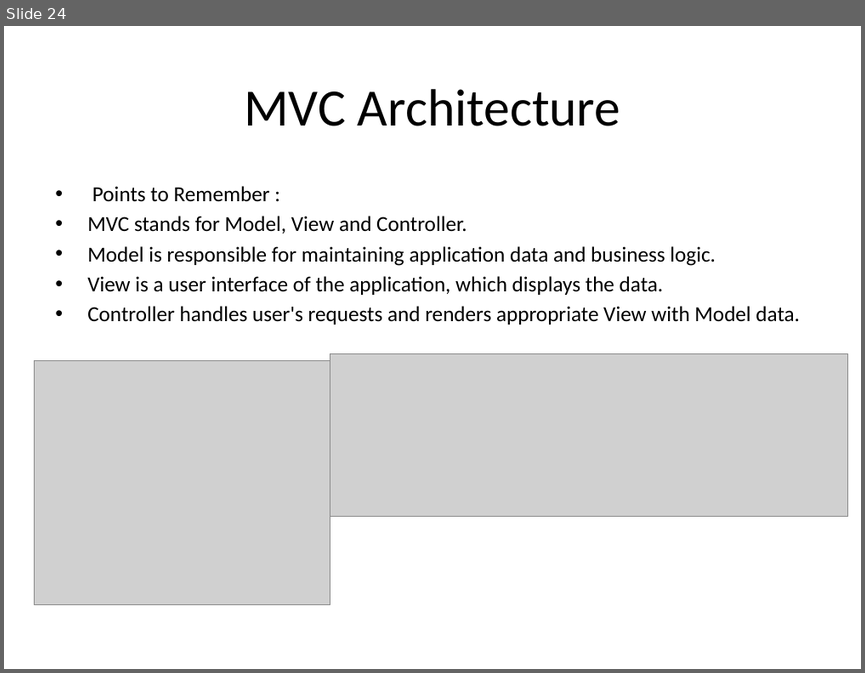
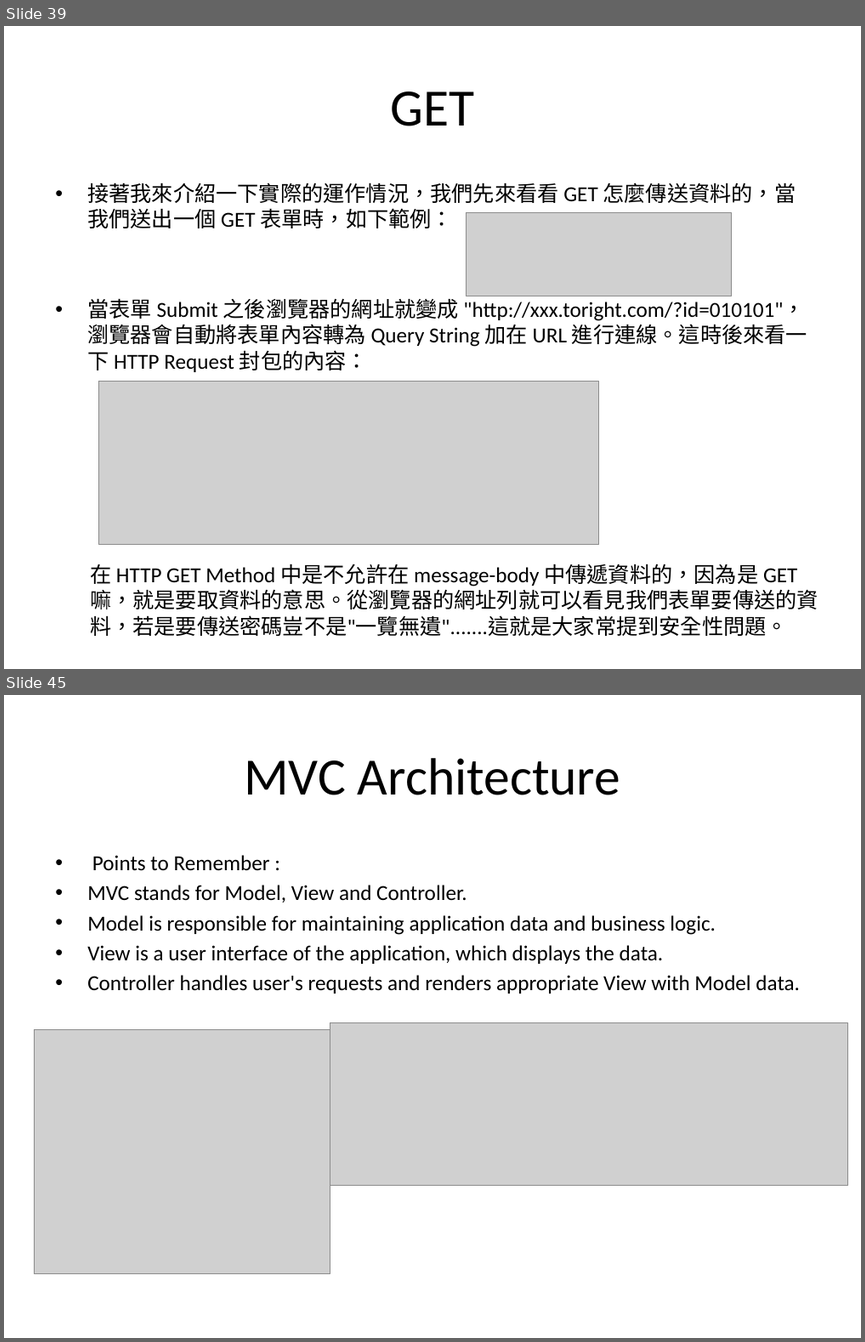
Before and after one commit to SunriseK/MVC_Prac_MS, a slide deck: Note_MVC_MS.pptx. Shown one above the other, each under a label of ours: slide 24 before the commit, slides 39 and 45 after it; the slides between them are not shown. The pictures are 865x673 and 865x1342 pixels, drawn with LibreOffice and Linux fonts; fonts in the diff are those of the drawing; grey boxes stand for pictures. Boxes give left, top, right and bottom in pixels: in the first picture for what was removed or moved away, otherwise in the second. Text is boxed around its words. In the diff, an @@ line names an element or a change of style, - is before the commit and + after.

```diff
--- a/Note_MVC_MS.pptx
+++ b/Note_MVC_MS.pptx
@@ slide 39 added at box(4, 26, 861, 669), background #FFFFFF @@
@@ title added at box(390, 91, 474, 126), 44 pt, text #000000 @@
+GET
@@ text added at box(87, 182, 807, 372), 18 pt, text #000000 @@
+• 接著我來介紹一下實際的運作情況，我們先來看看 GET 怎麼傳送資料的，當我們送出一個 GET 表單時，如下範例：
+• 當表單 Submit 之後瀏覽器的網址就變成 "http://xxx.toright.com/?id=010101"，瀏覽器會自動將表單內容轉為 Query String 加在 URL 進行連線。這時後來看一下 HTTP Request 封包的內容：
@@ picture added at box(466, 213, 731, 297) @@
@@ picture added at box(99, 380, 599, 544) @@
@@ text added at box(90, 563, 818, 635), 18 pt, text #000000 @@
+在 HTTP GET Method 中是不允許在 message-body 中傳遞資料的，因為是 GET 嘛，就是要取資料的意思。從瀏覽器的網址列就可以看見我們表單要傳送的資料，若是要傳送密碼豈不是"一覽無遺".......這就是大家常提到安全性問題。
@@ what was slide 24 is now slide 45 @@
```
Also in this commit, not shown: 20 other slides added, 23 other files.
